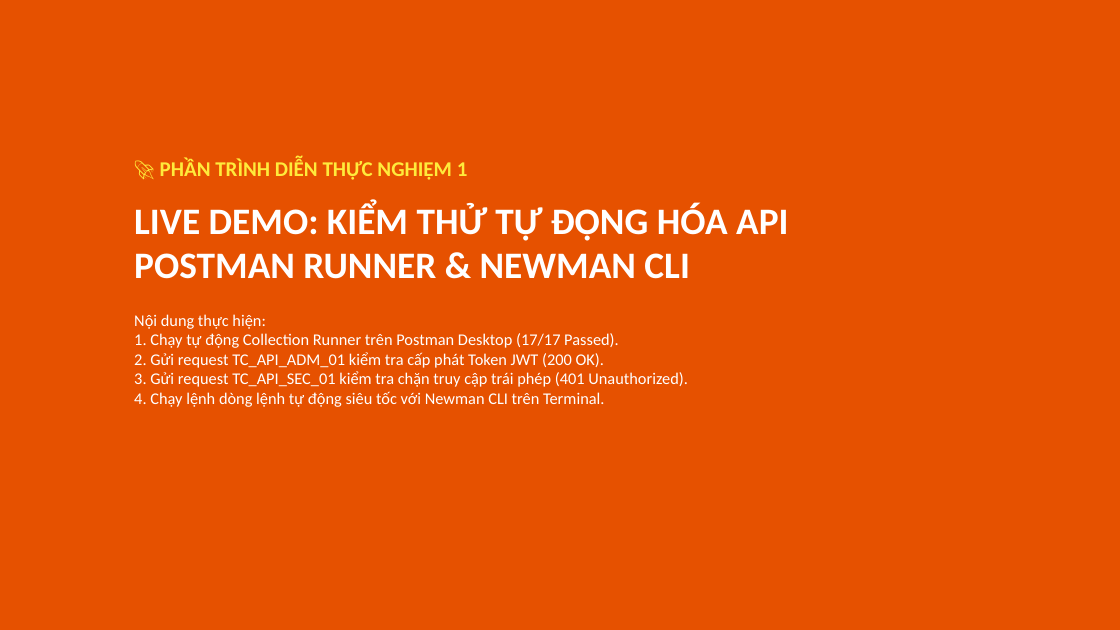
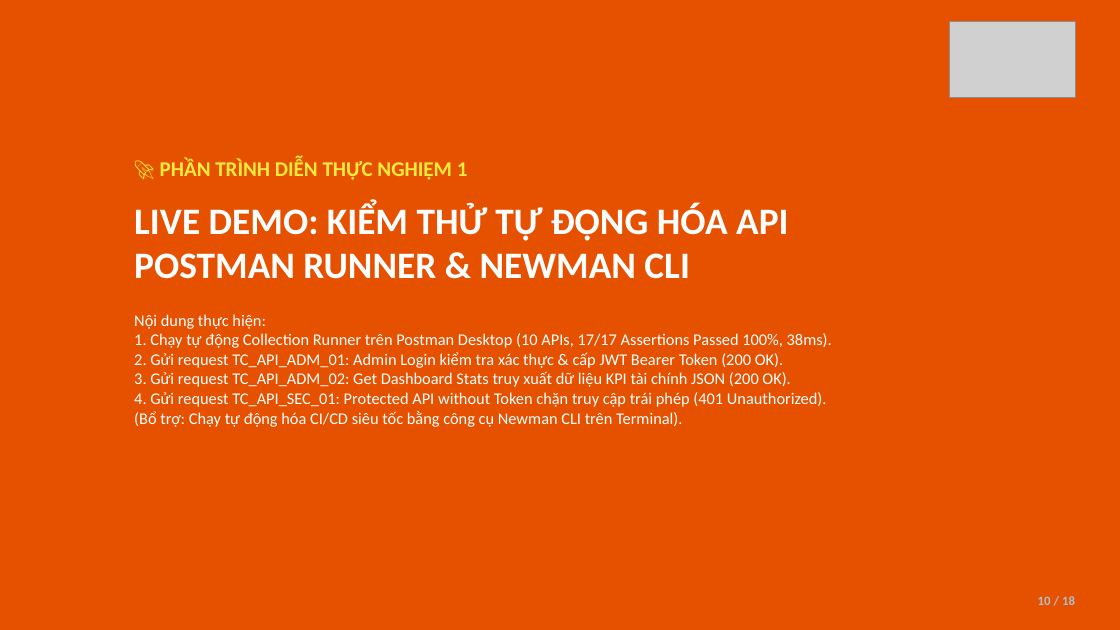
Before and after one commit to ngthanhs1/Kiemthu_MiniBank, a slide deck: slide 10 of docs/presentation/SLIDE_THUYET_TRINH_MINIBANK.pptx. Drawn at 1120x630 pixels with LibreOffice and Linux fonts; fonts in the diff are those of the drawing; grey boxes stand for pictures. Boxes give left, top, right and bottom in pixels: in the first picture for what was removed or moved away, otherwise in the second. Text is boxed around its words. In the diff, an @@ line names an element or a change of style, - is before the commit and + after.

```diff
--- a/docs/presentation/SLIDE_THUYET_TRINH_MINIBANK.pptx
+++ b/docs/presentation/SLIDE_THUYET_TRINH_MINIBANK.pptx
@@ picture added at box(949, 21, 1075, 97) @@
@@ text at box(134, 314, 832, 427): text changed @@
-Nội dung thực hiện:
-1. Chạy tự động Collection Runner trên Postman Desktop (17/17 Passed).
-2. Gửi request TC_API_ADM_01 kiểm tra cấp phát Token JWT (200 OK).
-3. Gửi request TC_API_SEC_01 kiểm tra chặn truy cập trái phép (401 Unauthorized).
-4. Chạy lệnh dòng lệnh tự động siêu tốc với Newman CLI trên Terminal.
+Nội dung thực hiện:
+1. Chạy tự động Collection Runner trên Postman Desktop (10 APIs, 17/17 Assertions Passed 100%, 38ms).
+2. Gửi request TC_API_ADM_01: Admin Login kiểm tra xác thực & cấp JWT Bearer Token (200 OK).
+3. Gửi request TC_API_ADM_02: Get Dashboard Stats truy xuất dữ liệu KPI tài chính JSON (200 OK).
+4. Gửi request TC_API_SEC_01: Protected API without Token chặn truy cập trái phép (401 Unauthorized).
+(Bổ trợ: Chạy tự động hóa CI/CD siêu tốc bằng công cụ Newman CLI trên Terminal).
@@ text added at box(1038, 596, 1075, 605), 11 pt, text #B0BEC5, bold @@
+10 / 18
```
Also in this commit, not shown: 16 other slides changed, 1 slide added, 13 other files.
